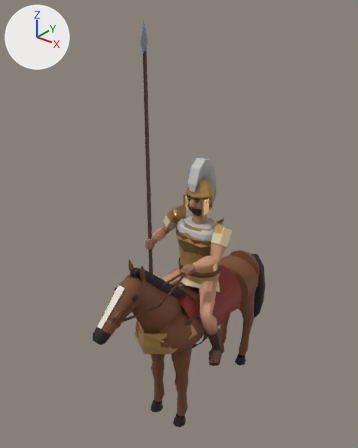
The glTF model src/assets/units/signature/bactria.glb as it was, and as the next commit left it.
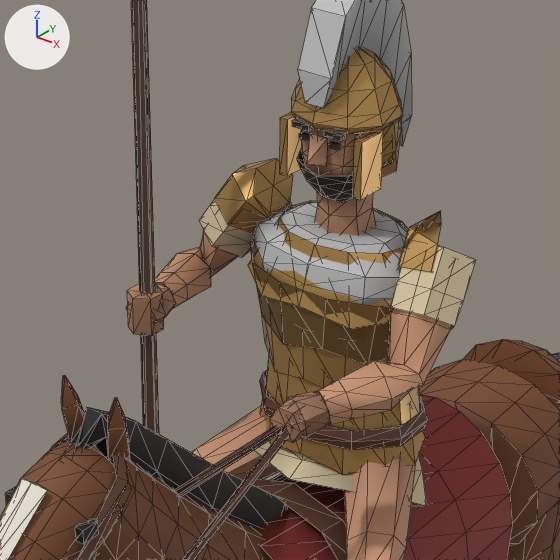
Old and new are each drawn whole from a 50 mm lens placed at (1.357, -1.937, 2.235), pointed at (-0.096, -0.12, 1.109) and again close up on the part from 32% to 71% of the width and 37% to 68% of the height. Lighting does not change. The marker at upper left points along +X, +Y and +Z. The first two pictures are the older version. The close-ups show mesh edges as thin lines. Vertices at exactly the same position are counted once.

The first close-up shows 'MountBarrel', 'MountHead', 'MountMane', 'MountNeck', 'RiderBodyArm_L', 'RiderBodyLeg_L', 'RiderCrest', 'RiderHelmet', 'RiderScaleCoat', 'RiderSpearShaft', 'RiderTop', 'SaddleCloth' and 35 more.
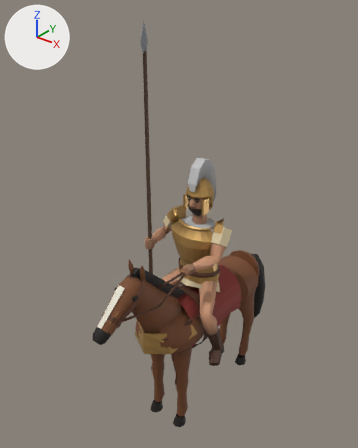
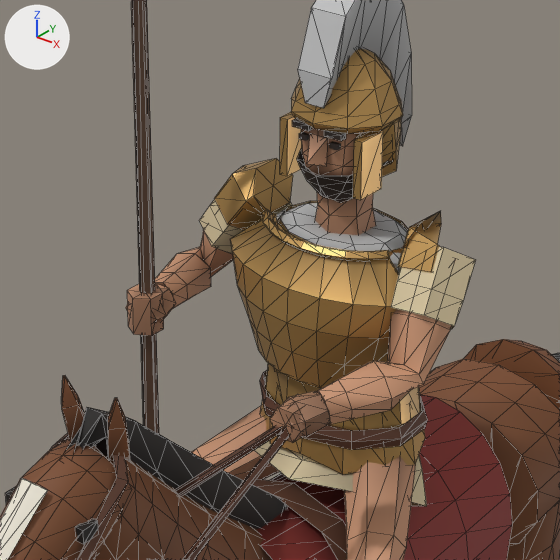
Edits to the bpy script that builds the scene:
```text
Change me_mesh_56:
    where me_mesh_56.from_pydata(...)  # 120 vertices, 120 faces; spans x -0.142..0.142, y -0.098..0.098, z 0.471..0.785
    used by ob_riderscalecoat; location = (0.0, -0.07, 0.345)
    me_mesh_56 part 1: 24 faces centred in x -0.12..0.116, y -0.085..-0.016, z 0.587..0.76 are repainted in the vertex colours; the middle colour goes from white #fdfdfd to grey #b9b9b9
    me_mesh_56 part 2: 17 faces centred in x -0.111..0.115, y -0.084..-0.015, z 0.506..0.643 are repainted in the vertex colours; the middle colour goes from white #fdfdfd to white #fbfbfb
    me_mesh_56 part 3: 12 faces centred in x -0.132..0.12, y -0.09..-0.008, z 0.674..0.755 are repainted in the vertex colours; the middle colour goes from grey #b8b8b8 to grey #afafaf
Change me_mesh_64:
    where me_mesh_64.from_pydata(...)  # 81 vertices, 150 faces; spans x -0.131..0.131, y -0.086..0.086, z 0.535..0.79
    used by ob_ridertop; location = (0.0, -0.07, 0.345)
    me_mesh_64 part 4: 10 faces centred in x -0.112..0.13, y -0.08..0.008, z 0.708..0.753 are repainted in the vertex colours; the middle colour goes from white #f4f4f4 to grey #b5b5b5
    me_mesh_64 part 5: 7 faces centred in x -0.097..0.096, y -0.079..-0.053, z 0.722..0.753 are repainted in the vertex colours; the middle colour goes from white #fefefe to grey #b3b3b3
    me_mesh_64 part 6: 7 faces centred in x -0.084..0.093, y -0.067..-0.036, z 0.771..0.781 are repainted in the vertex colours; the middle colour goes from white #fefefe to grey #afafaf
Add me_mesh_44_1:
    me_mesh_44_1.from_pydata(...)  # 38 vertices, 72 faces; spans x -0.102..0.102, y -0.095..-0.037, z 0.783..0.797
    me_mesh_44_1.materials.append(mat_metal)
Add me_mesh_43_1:
    me_mesh_43_1.from_pydata(...)  # 90 vertices, 176 faces; spans x -0.149..0.149, y -0.121..-0.036, z 0.6..0.79
    me_mesh_43_1.materials.append(mat_metal)
Add ob_riderbreastplaterim:
    ob_riderbreastplaterim = bpy.data.objects.new('RiderBreastplateRim', me_mesh_44_1)
    ob_riderbreastplaterim.location = (0.0, -0.07, 0.345)
Add ob_riderbreastplate:
    ob_riderbreastplate = bpy.data.objects.new('RiderBreastplate', me_mesh_43_1)
    ob_riderbreastplate.location = (0.0, -0.07, 0.345)
```

Changed parts and their boxes (x1, y1, x2, y2) in the close-ups (560 x 560 px):
'RiderBreastplate', added
    after: (230, 214, 399, 388)
'RiderBreastplateRim', added
    after: (261, 209, 390, 261)
part 1 of me_mesh_56, recoloured
    before: (248, 216, 395, 414)
    after: (267, 216, 395, 414)
part 2 of me_mesh_56, edited (looks the same)
    both: (260, 363, 401, 474)
part 3 of me_mesh_56, recoloured
    before: (250, 241, 403, 364)
    after: (389, 248, 403, 256)
part 4 of me_mesh_64, recoloured
    before: (254, 225, 395, 305)
part 5 of me_mesh_64, recoloured
    before: (254, 241, 398, 298)
part 6 of me_mesh_64, recoloured
    before: (258, 223, 400, 277)
    after: (284, 224, 400, 274)
